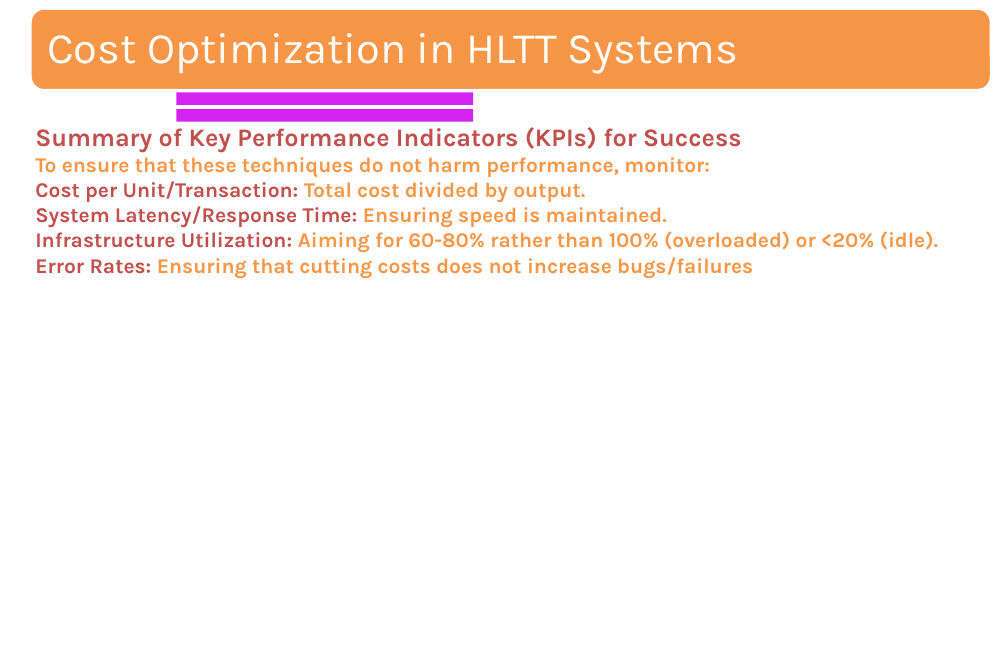
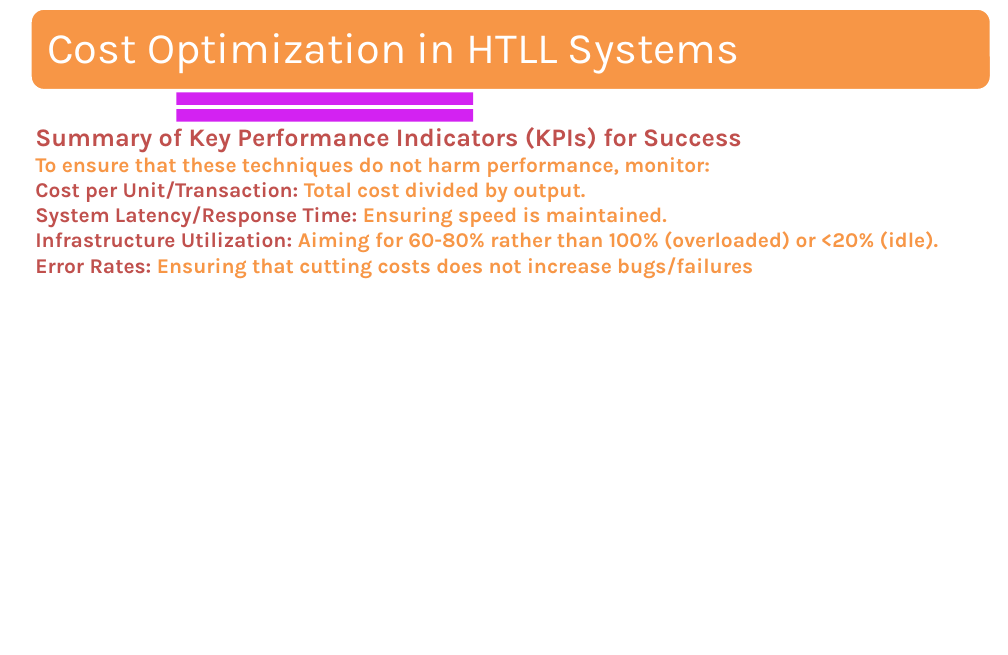
Before and after one commit to sandipray63in/Some_Decks_For_Collaborative_Or_Self_Learning, a slide deck: slide 269 of 3-High Throughput and Low Latency Systems.pptx. Drawn at 1008x655 pixels with LibreOffice and Linux fonts; fonts in the diff are those of the drawing. Boxes give left, top, right and bottom in pixels: in the first picture for what was removed or moved away, otherwise in the second. Text is boxed around its words. In the diff, an @@ line names an element or a change of style, - is before the commit and + after.

```diff
--- a/3-High Throughput and Low Latency Systems.pptx
+++ b/3-High Throughput and Low Latency Systems.pptx
@@ text at (47,33,739,74): text changed @@
-Cost Optimization in HLTT Systems
+Cost Optimization in HTLL Systems
```
Also in this commit, not shown: 9 other slides changed, 1 other file.
